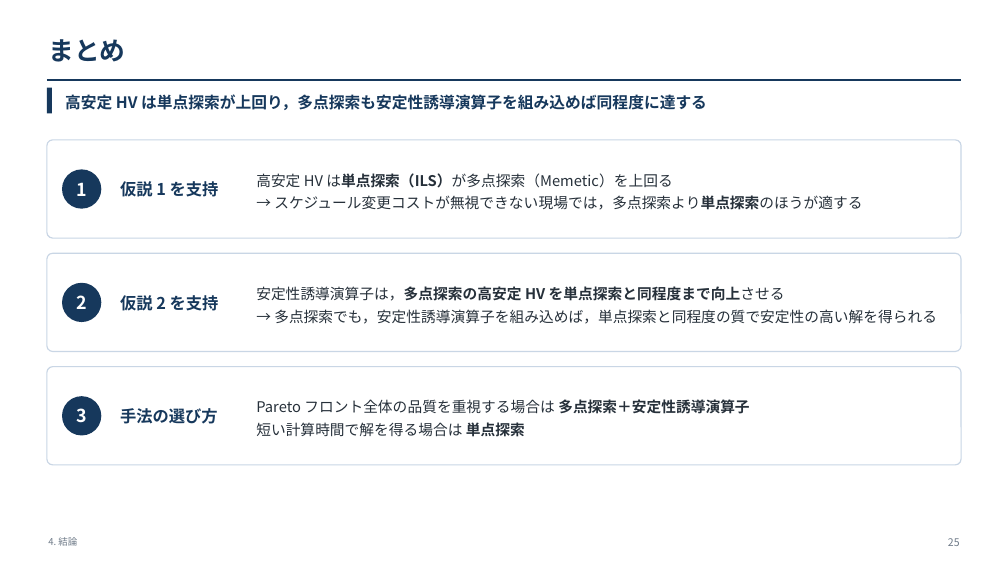
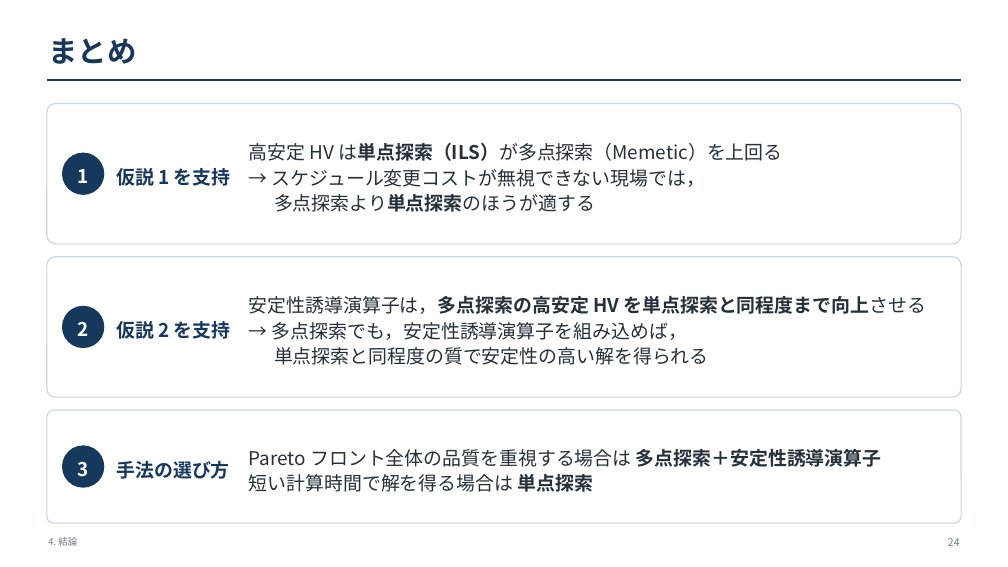
Before and after one commit to kitotakumi/stability_scheduling, a slide deck: slide 24 of doc/presentation_materials/JIMA2026fall_発表.pptx (slide 25 before the commit). Drawn at 1008x567 pixels with LibreOffice and Linux fonts; fonts in the diff are those of the drawing. Boxes give left, top, right and bottom in pixels: in the first picture for what was removed or moved away, otherwise in the second. Text is boxed around its words. In the diff, an @@ line names an element or a change of style, - is before the commit and + after.

```diff
--- a/doc/presentation_materials/JIMA2026fall_発表.pptx
+++ b/doc/presentation_materials/JIMA2026fall_発表.pptx
@@ text "まとめ" at (x1=48, y1=38, x2=136, y2=64): size 24.5 to 28 pt @@
@@ rectangle removed at (x1=47, y1=88, x2=52, y2=113) @@
@@ rounded rectangle resized from (x1=47, y1=140, x2=961, y2=238) to (x1=47, y1=104, x2=961, y2=244) @@
@@ text removed at (x1=65, y1=94, x2=707, y2=110) @@
-高安定 HV は単点探索が上回り，多点探索も安定性誘導演算子を組み込めば同程度に達する
@@ text "仮説 1 を支持" moved from (x1=120, y1=181, x2=219, y2=197) to (x1=116, y1=168, x2=231, y2=186) @@
@@ text "高安定 HV は単点探索（ILS）が多点探索（Memetic）を上回る" moved from (x1=256, y1=173, x2=862, y2=210) to (x1=249, y1=143, x2=783, y2=212) @@
@@ text at (x1=249, y1=143, x2=783, y2=161): size 14 to 18 pt in "高安定 HV は単点探索（ILS）が多点探索（Memetic）を上回る"; line spacing 1.3 to 1.12 @@
@@ rounded rectangle "1" moved from (x1=62, y1=169, x2=101, y2=209) to (x1=62, y1=153, x2=104, y2=195) @@
@@ text at (x1=272, y1=169, x2=705, y2=212): text changed; size 14 to 18 pt @@
-→ スケジュール変更コストが無視できない現場では，多点探索より単点探索のほうが適する
+→ スケジュール変更コストが無視できない現場では，
+多点探索より単点探索のほうが適する
@@ rounded rectangle resized from (x1=47, y1=253, x2=961, y2=352) to (x1=47, y1=257, x2=961, y2=398) @@
@@ text "安定性誘導演算子は，多点探索の高安定 HV を単点探索と同程度まで向上させる" moved from (x1=256, y1=286, x2=937, y2=324) to (x1=249, y1=296, x2=926, y2=365) @@
@@ text at (x1=249, y1=296, x2=926, y2=314): size 14 to 18 pt in "安定性誘導演算子は，多点探索の高安定 HV を単点探索と同程度まで向上させる"; line spacing 1.3 to 1.12 @@
@@ rounded rectangle "2" moved from (x1=62, y1=283, x2=101, y2=322) to (x1=62, y1=306, x2=104, y2=348) @@
@@ text at (x1=272, y1=322, x2=709, y2=365): text changed; size 14 to 18 pt @@
-→ 多点探索でも，安定性誘導演算子を組み込めば，単点探索と同程度の質で安定性の高い解を得られる
+→ 多点探索でも，安定性誘導演算子を組み込めば，
+単点探索と同程度の質で安定性の高い解を得られる
@@ rounded rectangle resized from (x1=47, y1=367, x2=961, y2=465) to (x1=47, y1=410, x2=961, y2=523) @@
@@ size 15.5 to 18 pt in 3 elements at (x1=116, y1=168, x2=231, y2=186), (x1=116, y1=321, x2=231, y2=339), (x1=116, y1=461, x2=229, y2=479) @@
@@ text "手法の選び方" moved from (x1=120, y1=408, x2=218, y2=424) to (x1=116, y1=461, x2=229, y2=479) @@
@@ text "Pareto フロント全体の品質を重視する場合は 多点探索＋安定性誘導演算子" moved from (x1=256, y1=399, x2=749, y2=436) to (x1=249, y1=449, x2=882, y2=492) @@
@@ text "Pareto フロント全体の品質を重視する場合は 多点探索＋安定性誘導演算子" at (x1=249, y1=449, x2=882, y2=492): size 14 to 18 pt; line spacing 1.3 to 1.12 @@
@@ size 17 to 18 pt in 3 elements at (x1=62, y1=153, x2=104, y2=195), (x1=62, y1=306, x2=104, y2=348), (x1=62, y1=445, x2=104, y2=488) @@
@@ rounded rectangle "3" moved from (x1=62, y1=396, x2=101, y2=436) to (x1=62, y1=445, x2=104, y2=488) @@
@@ text at (x1=948, y1=538, x2=960, y2=546): text changed @@
-25
+24
```
Also in this commit, not shown: 32 other slides changed, 1 slide removed, 15 other files.
